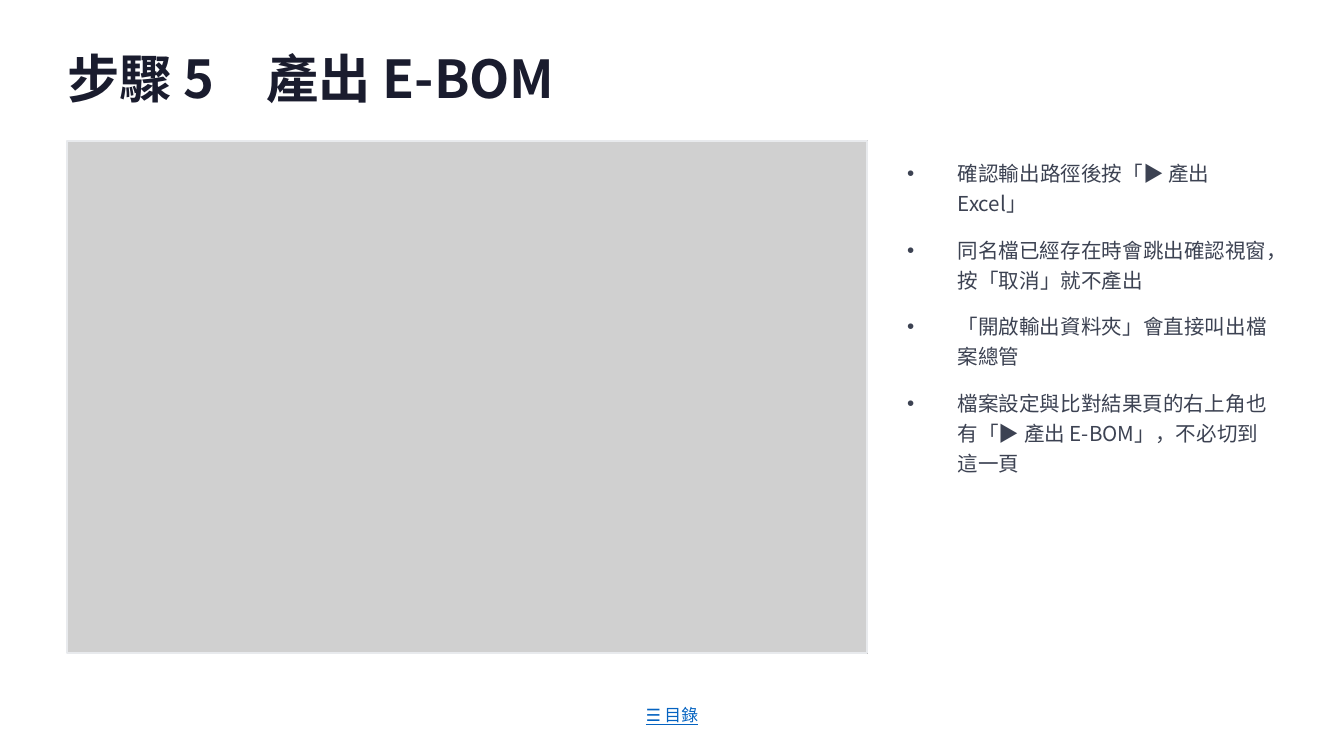
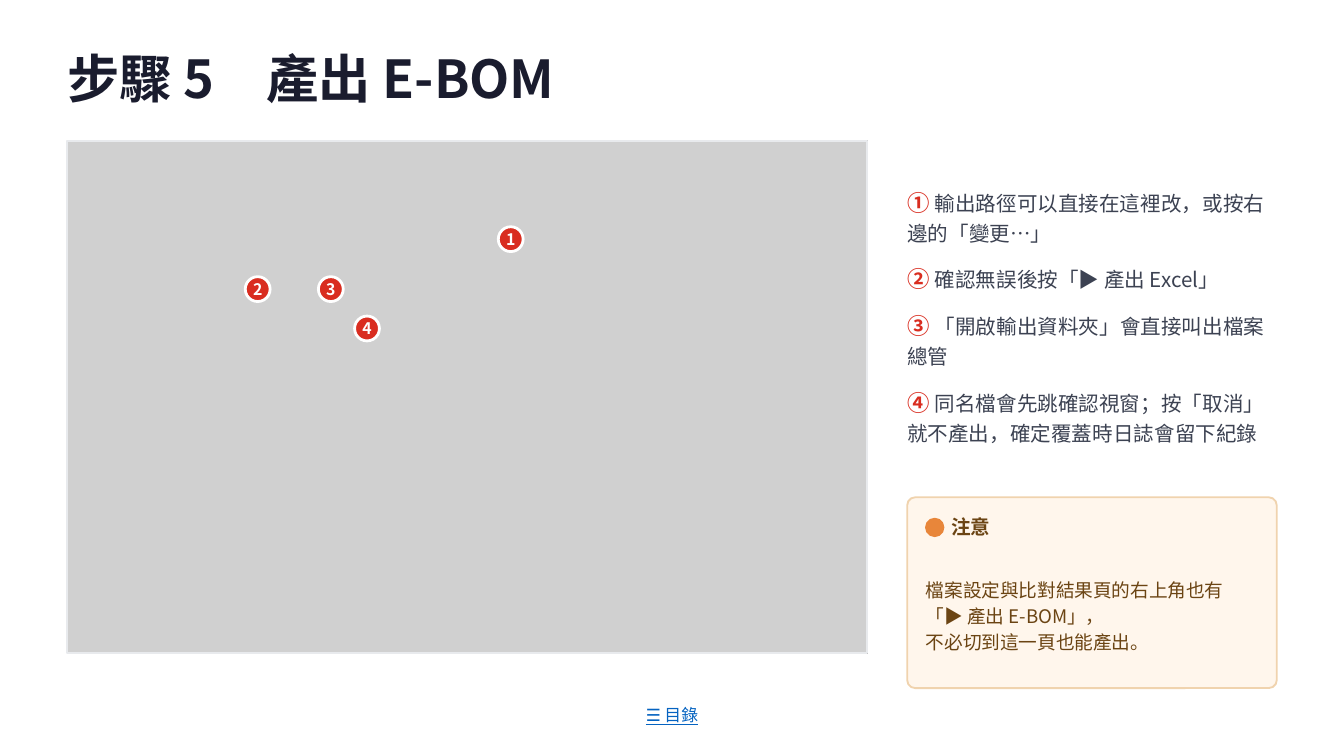
Before and after one commit to jenhochen/AI_BOM, a slide deck: slide 21 of docs/BOM_Matcher_v0.10_操作SOP.pptx. Drawn at 1344x756 pixels with LibreOffice and Linux fonts; fonts in the diff are those of the drawing; grey boxes stand for pictures. Boxes give left, top, right and bottom in pixels: in the first picture for what was removed or moved away, otherwise in the second. Text is boxed around its words. In the diff, an @@ line names an element or a change of style, - is before the commit and + after.

```diff
--- a/docs/BOM_Matcher_v0.10_操作SOP.pptx
+++ b/docs/BOM_Matcher_v0.10_操作SOP.pptx
@@ text at <box>907,192,1265,443</box>: text changed @@
-• 確認輸出路徑後按「▶ 產出 Excel」
-• 同名檔已經存在時會跳出確認視窗，按「取消」就不產出
-• 「開啟輸出資料夾」會直接叫出檔案總管
-• 檔案設定與比對結果頁的右上角也有「▶ 產出 E-BOM」，不必切到這一頁
+① 輸出路徑可以直接在這裡改，或按右邊的「變更…」
+② 確認無誤後按「▶ 產出 Excel」
+③ 「開啟輸出資料夾」會直接叫出檔案總管
+④ 同名檔會先跳確認視窗；按「取消」就不產出，確定覆蓋時日誌會留下紀錄
@@ ellipse added at <box>499,227,523,251</box>, fill #D92D20, outline #FFFFFF 1.5 pt @@
@@ text added at <box>506,233,515,250</box>, 8.5 pt, text #FFFFFF, bold @@
+1
@@ ellipse added at <box>246,277,270,301</box>, fill #D92D20, outline #FFFFFF 1.5 pt @@
@@ text added at <box>253,283,262,300</box>, 8.5 pt, text #FFFFFF, bold @@
+2
@@ ellipse added at <box>319,277,343,301</box>, fill #D92D20, outline #FFFFFF 1.5 pt @@
@@ text added at <box>326,283,335,300</box>, 8.5 pt, text #FFFFFF, bold @@
+3
@@ ellipse added at <box>355,316,379,340</box>, fill #D92D20, outline #FFFFFF 1.5 pt @@
@@ text added at <box>362,318,371,339</box>, 8.5 pt, text #FFFFFF, bold @@
+4
@@ rounded rectangle added at <box>907,497,1277,688</box>, fill #FFF6EC, outline #F0D3AE 1 pt @@
@@ ellipse added at <box>926,519,943,536</box>, fill #E8863A, outline #E8863A 1 pt @@
@@ text added at <box>952,517,991,536</box>, 10.5 pt, text #6B4413, bold @@
+注意
@@ text added at <box>926,581,1224,651</box>, 10 pt, text #6B4413 @@
+檔案設定與比對結果頁的右上角也有「▶ 產出 E-BOM」，
+不必切到這一頁也能產出。
```
Also in this commit, not shown: 16 other slides changed, 28 other files.
